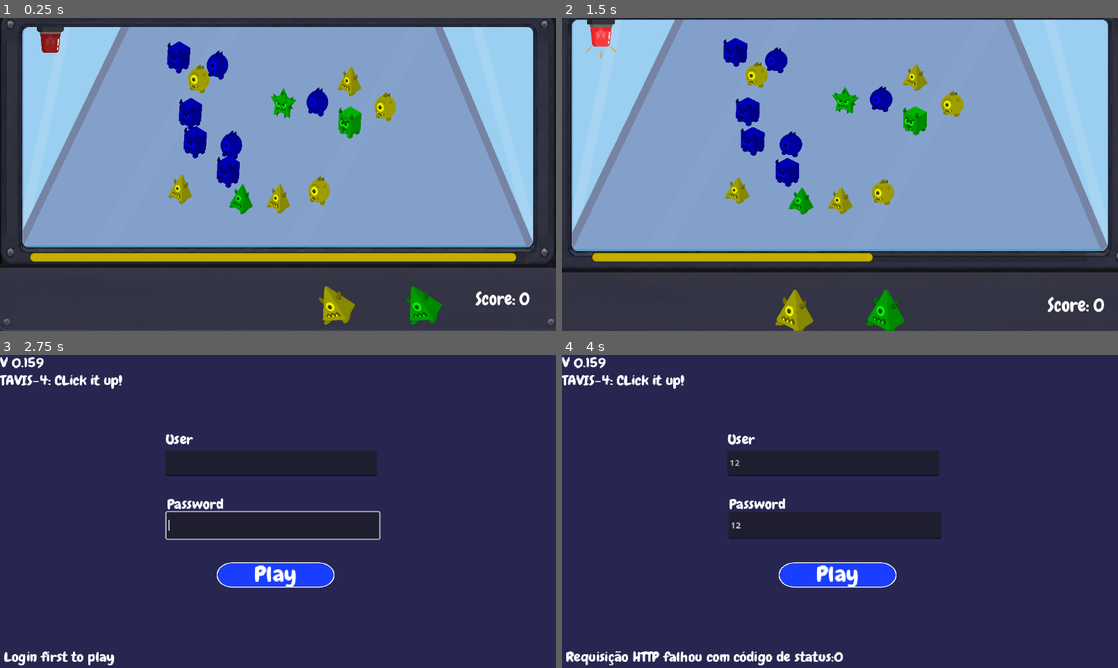
Above: before the commit, frames 1-4 (two rows, left to right).
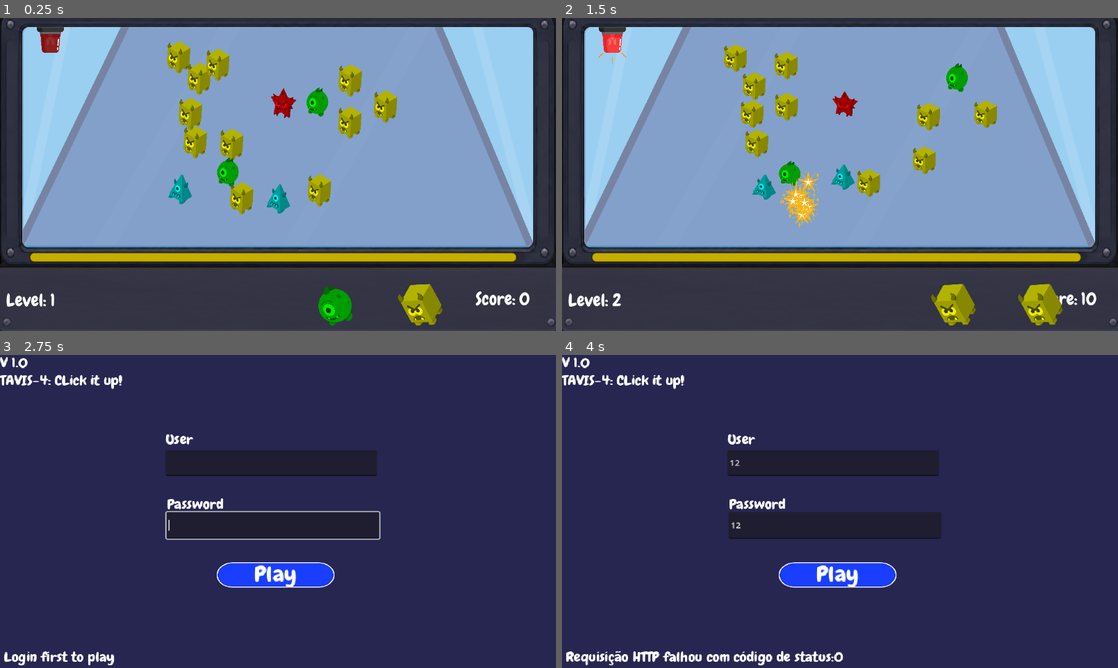
Above: after the commit, the same moments.

Repository: Hunter-Soft/Prototipo-MonstrosSA
Game: Godot game, scene res://Scenes/Level01Test.tscn
The game is run twice, just before and just after one commit, with the same random seed, the same clock (stepped at 60 frames per second) and the same inputs. This scene is started directly instead of the project's main scene.
Inputs (mouse positions are in pixels of both pictures, inside the frame that each line leads up to):
- Up to frame 1 (0.25 s): no input
- Up to frame 2 (1.5 s): tap Enter (ui_accept) at 0.5 s; drag from (878, 102) to (801, 199) at 0.52 s; drag from (801, 199) to (878, 102) at 1.27 s
- Up to frame 3 (2.75 s): move the mouse to (177, 527) at 2.02 s; tap Tab (login) at 2.1 s; click (177, 527) at 2.17 s
- Up to frame 4 (4 s): click (834, 464) at 2.77 s; type "12" at 2.85 s; click (834, 524) at 3 s; type "12" at 3.08 s; click "ENTER" at 3.5 s

The runs differ from the first frame. In frame 1, 5.9% of the frame differs, in the area x 1-80%, y 2-99%; in frame 2, 27%, in the area x 0-100%, y 0-100%; in frame 3, 0.1%; in frame 4, 0.1%.

Commit message:
V1.0: Adição de monstros coloridos e movimentos novos

Diff:
--- a/tavis_4_project/Objects/Prefabs/monster1.tscn
+++ b/tavis_4_project/Objects/Prefabs/monster1.tscn
@@ -39,6 +39,78 @@
 [sub_resource type="Curve" id="Curve_koxkq"]
 _data = [Vector2(0, 0.7354086), 0.0, 0.0, 0, 0, Vector2(0.6984127, 0.6575876), 1.9184575, 1.9184575, 0, 0, Vector2(0.9417989, 0), -2.3696513, 0.0, 0, 0]
 point_count = 3
+
+[sub_resource type="Animation" id="Animation_87a8t"]
+resource_name = "Blink"
+tracks/0/type = "value"
+tracks/0/imported = false
+tracks/0/enabled = true
+tracks/0/path = NodePath(".:scale:x")
+tracks/0/interp = 2
+tracks/0/loop_wrap = true
+tracks/0/keys = {
+"times": PackedFloat32Array(0, 0.5, 1),
+"transitions": PackedFloat32Array(3.4822028, 1, 1),
+"update": 0,
+"values": [1.0, 0.01, 1.0]
+}
+tracks/1/type = "value"
+tracks/1/imported = false
+tracks/1/enabled = true
+tracks/1/path = NodePath(".:scale:y")
+tracks/1/interp = 1
+tracks/1/loop_wrap = true
+tracks/1/keys = {
+"times": PackedFloat32Array(0, 0.5, 1),
+"transitions": PackedFloat32Array(1, 0.37892914, 0.37892914),
+"update": 0,
+"values": [1.0, 0.1, 1.0]
+}
+
+[sub_resource type="Animation" id="Animation_xtip7"]
+length = 0.001
+tracks/0/type = "value"
+tracks/0/imported = false
+tracks/0/enabled = true
+tracks/0/path = NodePath(".:scale")
+tracks/0/interp = 1
+tracks/0/loop_wrap = true
+tracks/0/keys = {
+"times": PackedFloat32Array(0),
+"transitions": PackedFloat32Array(1),
+"update": 0,
+"values": [Vector2(1, 1)]
+}
+tracks/1/type = "value"
+tracks/1/imported = false
+tracks/1/enabled = true
+tracks/1/path = NodePath(".:scale:x")
+tracks/1/interp = 1
+tracks/1/loop_wrap = true
+tracks/1/keys = {
+"times": PackedFloat32Array(0),
+"transitions": PackedFloat32Array(1),
+"update": 1,
+"values": [0.08617324]
+}
+tracks/2/type = "value"
+tracks/2/imported = false
+tracks/2/enabled = true
+tracks/2/path = NodePath(".:scale:y")
+tracks/2/interp = 1
+tracks/2/loop_wrap = true
+tracks/2/keys = {
+"times": PackedFloat32Array(0),
+"transitions": PackedFloat32Array(1),
+"update": 1,
+"values": [1.0]
+}
+
+[sub_resource type="AnimationLibrary" id="AnimationLibrary_koxkq"]
+_data = {
+&"Blink": SubResource("Animation_87a8t"),
+&"RESET": SubResource("Animation_xtip7")
+}
 
 [node name="Monster1" type="CharacterBody2D" unique_id=1365438596 groups=["Monster"]]
 material = SubResource("ShaderMaterial_f5nsw")
@@ -101,4 +173,6 @@
 scale_amount_curve = SubResource("Curve_koxkq")
 color = Color(0, 0.6951624, 0.105703525, 1)
 
-[node name="AnimationPlayer" type="AnimationPlayer" parent="." unique_id=700333192]
+[node name="AnimationPlayer" type="AnimationPlayer" parent="." unique_id=251474246]
+libraries/ = SubResource("AnimationLibrary_koxkq")
+speed_scale = 2.0
--- a/tavis_4_project/Objects/Prefabs/monsterController.gd
+++ b/tavis_4_project/Objects/Prefabs/monsterController.gd
@@ -2,6 +2,8 @@
 extends CharacterBody2D
 
 signal delivered
+
+var game_manager: GameManager
 
 @export_subgroup("Animation")
 @onready var pivot: Node2D = $feet_pivot
@@ -61,17 +63,20 @@
 
 	match monster_type:
 		monsterType.Example_01, monsterType.Variant2_01, monsterType.Variant3_01:
+			action_cooldown = 1
 			current_color = Color.YELLOW
 			mat.set_shader_parameter("tint_color", current_color)
 			#print(current_color)
 
 		monsterType.Example_02, monsterType.Variant1_01, monsterType.Variant3_02:
+			action_cooldown = 2.5
 			current_color = Color.GREEN
 			mat.set_shader_parameter("tint_color", current_color)
 			#print(current_color)
 
 		monsterType.Example_03, monsterType.Variant1_02, monsterType.Variant2_02:
-			current_color = Color.BLUE
+			action_cooldown = 2
+			current_color = Color.AQUA
 			mat.set_shader_parameter("tint_color", current_color)
 			#print(current_color)
 
@@ -80,40 +85,43 @@
 			mat.set_shader_parameter("tint_color", current_color)
 			print(current_color)
 
+	#randomizeStats()
 	action_timer.wait_time = action_cooldown
+
 	action_timer.connect("timeout", func():
-		if monster_type == monsterType.Example_01:
-			var rng_behaviour = randf()
-			if rng_behaviour >= 0.8:
-				walkState(action_cooldown, distance_to_travel, speed) #Andar Nomarl
-			else:
-				walkState(action_cooldown, distance_to_travel*2, speed*3) #Andar Nomarl
-		elif monster_type == monsterType.Example_02:
-			var rng_behaviour = randf()
-			if rng_behaviour >= 0.6:
-				anim_player.play("Blink")
-
-				var new_particle: CPUParticles2D = tp_particle.instantiate()
-				new_particle.global_position = global_position
-				get_tree().root.add_child(new_particle)
-
-
-				await get_tree().create_timer(0.3).timeout
-				walkState(action_cooldown, distance_to_travel * 1.5, speed*30) #Teleporte
-				await get_tree().create_timer(0.1).timeout
-				$CPUParticles2D.emitting = true
-				#NICOLLAS LEMBRAR
-			else:
-				walkState(action_cooldown, distance_to_travel*2, speed*3)
-
-		elif monster_type == monsterType.Example_03:
-			var rng_behaviour = randf()
-			if rng_behaviour >= 1:
-				walkState(action_cooldown, distance_to_travel*2, speed*3) #Dash
-			else:
-				walkState(action_cooldown, distance_to_travel*2, speed*5)
-				await get_tree().create_timer(0.3).timeout
-				walkState(action_cooldown, distance_to_travel*2, speed*2)
+		match monster_type:
+			monsterType.Example_01, monsterType.Variant2_01, monsterType.Variant3_01:
+				var rng_behaviour = randf()
+				if rng_behaviour >= (1 - (game_manager.current_phase/20)):
+					walkState(action_cooldown, distance_to_travel, speed) #Andar Nomarl
+				else:
+					walkState(action_cooldown, distance_to_travel*2, speed*3) #Andar Nomarl
+			monsterType.Example_02, monsterType.Variant1_01, monsterType.Variant3_02:
+				var rng_behaviour = randf()
+				if rng_behaviour >= 0.6:
+					anim_player.play("Blink")
+
+					var new_particle: CPUParticles2D = tp_particle.instantiate()
+					new_particle.global_position = global_position
+					get_tree().root.add_child(new_particle)
+
+
+					await get_tree().create_timer(action_cooldown/10).timeout
+					walkState(action_cooldown, distance_to_travel * 1.5, speed*30) #Teleporte
+					await get_tree().create_timer(action_cooldown/30).timeout
+					$CPUParticles2D.emitting = true
+					#NICOLLAS LEMBRAR
+				else:
+					walkState(action_cooldown, distance_to_travel*2, speed*3)
+
+			monsterType.Example_03, monsterType.Variant1_02, monsterType.Variant2_02:
+				var rng_behaviour = randf()
+				if rng_behaviour >= 1:
+					walkState(action_cooldown, distance_to_travel*2, speed*3) #Dash
+				else:
+					walkState(action_cooldown, distance_to_travel*2, speed*5)
+					await get_tree().create_timer(action_cooldown/3).timeout
+					walkState(action_cooldown, distance_to_travel*2, speed*2)
 	)
 
 	#print(scale.y)
@@ -138,29 +146,42 @@
 	#ac
 
 func randomizeStats() -> void:
+	var lower_floor = 0
+	var upper_floor = 0.7
+
+	var collor_change_appearing_at = 10
 	action_cooldown += randf_range(-offset_amount, offset_amount)
+
+	if collor_change_appearing_at > game_manager.current_phase:
+		return
 
 	match monster_type:
 		monsterType.Example_01:
 			var rng_collor = randf()
-			if rng_collor > 0.6:
-				monster_type = monsterType.Variant1_01
-			elif rng_collor < 0.6:
-				monster_type = monsterType.Variant1_02
+			if rng_collor <= clamp(float(game_manager.current_phase) / 40, 0, 0.8):
+				rng_collor = randf()
+				if rng_collor > (1 - clamp(float(game_manager.current_phase)/10, lower_floor, upper_floor)):
+					monster_type = monsterType.Variant1_01
+				elif rng_collor <= (clamp(float(game_manager.current_phase)/10, 0.3, 0.8)):
+					monster_type = monsterType.Variant1_02
 			pass
 		monsterType.Example_02:
 			var rng_collor = randf()
-			if rng_collor > 0.6:
-				monster_type = monsterType.Variant2_01
-			elif rng_collor < 0.6:
-				monster_type = monsterType.Variant2_02
+			if rng_collor <= clamp(float(game_manager.current_phase) / 40, 0, 0.8):
+				rng_collor = randf()
+				if rng_collor > (1 - clamp(float(game_manager.current_phase)/10, lower_floor, upper_floor)):
+					monster_type = monsterType.Variant2_01
+				elif rng_collor <= (clamp(float(game_manager.current_phase)/10, 0.3, 0.8)):
+					monster_type = monsterType.Variant2_02
 			pass
 		monsterType.Example_03:
 			var rng_collor = randf()
-			if rng_collor > 0.6:
-				monster_type = monsterType.Variant3_01
-			elif rng_collor < 0.6:
-				monster_type = monsterType.Variant3_02
+			if rng_collor <= clamp(float(game_manager.current_phase) / 40, 0, 0.8):
+				rng_collor = randf()
+				if rng_collor > (1 - clamp(float(game_manager.current_phase)/10, lower_floor, upper_floor)):
+					monster_type = monsterType.Variant3_01
+				elif rng_collor <= (clamp(float(game_manager.current_phase)/10, 0.3, 0.8)):
+					monster_type = monsterType.Variant3_02
 			pass
 
 func idleState(delta):
--- a/tavis_4_project/Objects/Prefabs/monster_urgent.tscn
+++ b/tavis_4_project/Objects/Prefabs/monster_urgent.tscn
@@ -4,7 +4,7 @@
 [ext_resource type="SpriteFrames" uid="uid://4eg6pexg1rfq" path="res://Objects/Resources/Visuals/monsterUrgent.tres" id="2_e0oym"]
 
 [node name="MonsterUrgent" unique_id=1365438596 instance=ExtResource("1_hdk3y")]
-monster_type = 3
+monster_type = 9
 
 [node name="AnimatedSprite2D" parent="feet_pivot" parent_id_path=PackedInt32Array(1936517217) index="0" unique_id=448399411]
 scale = Vector2(0.052373163, 0.052373186)
--- a/tavis_4_project/Objects/Prefabs/orderManager.gd
+++ b/tavis_4_project/Objects/Prefabs/orderManager.gd
@@ -77,7 +77,7 @@
 				new_flag.modulate = Color.GREEN
 
 			MonsterController.monsterType.Example_03, MonsterController.monsterType.Variant1_02, MonsterController.monsterType.Variant2_02:
-				new_flag.modulate = Color.BLUE
+				new_flag.modulate = Color.AQUA
 
 		new_flag.scale = Vector2(0.3, 0.3)
 		add_child(flag_scene)
--- /dev/null
+++ b/tavis_4_project/Objects/Resources/Visuals/monsterUrgent2.tres
@@ -0,0 +1,18 @@
+[gd_resource type="SpriteFrames" format=3 uid="uid://ykj8yhmli7ie"]
+
+[ext_resource type="Texture2D" uid="uid://bclmk5rj4egdt" path="res://Sprites/Estrela.png" id="1_4brnc"]
+[ext_resource type="Texture2D" uid="uid://jlb40oscqthp" path="res://Sprites/RedBeacon.png" id="1_bkx0o"]
+
+[resource]
+animations = [{
+"frames": [{
+"duration": 1.0,
+"texture": ExtResource("1_bkx0o")
+}, {
+"duration": 1.0,
+"texture": ExtResource("1_4brnc")
+}],
+"loop": true,
+"name": &"Idle",
+"speed": 5.0
+}]
--- a/tavis_4_project/Scenes/Level01Test.tscn
+++ b/tavis_4_project/Scenes/Level01Test.tscn
@@ -13,6 +13,7 @@
 [ext_resource type="Script" uid="uid://ctupe1177m2iy" path="res://Scripts/timer.gd" id="9_gmkrs"]
 [ext_resource type="SpriteFrames" uid="uid://bwj55xx4fvkc6" path="res://Objects/Resources/Visuals/monster2.tres" id="10_iq8n3"]
 [ext_resource type="SpriteFrames" uid="uid://8rgq3x0cwpxj" path="res://Objects/Resources/Visuals/monster3.tres" id="11_7jxfu"]
+[ext_resource type="SpriteFrames" uid="uid://ykj8yhmli7ie" path="res://Objects/Resources/Visuals/monsterUrgent2.tres" id="13_u5k7e"]
 [ext_resource type="Texture2D" uid="uid://det8amj1v1fke" path="res://Sprites/UI/over.png" id="15_kl5m4"]
 [ext_resource type="FontFile" uid="uid://vpugeo7khh26" path="res://brain_pack/text/Chewy-Regular.ttf" id="15_s1wt5"]
 [ext_resource type="Texture2D" uid="uid://d24f7r2lf08f3" path="res://Sprites/UI/4.png" id="16_5xslw"]
@@ -147,12 +148,12 @@
 chance_to_dupe = 0.1
 max_monsters = 15
 monsters_to_spawn = 15
-monster_pool_chance = Array[int]([1, 1, 1])
+monster_pool_chance = Array[int]([4, 1, 2])
 
 [node name="OrderManager" parent="." unique_id=264940256 instance=ExtResource("6_5ad2a")]
 position = Vector2(-640, -670)
 scale = Vector2(2, 2)
-monster_sprites = Array[SpriteFrames]([ExtResource("9_aiu3w"), ExtResource("10_iq8n3"), ExtResource("11_7jxfu"), ExtResource("9_aiu3w"), ExtResource("9_aiu3w"), ExtResource("10_iq8n3"), ExtResource("10_iq8n3"), ExtResource("11_7jxfu"), ExtResource("11_7jxfu")])
+monster_sprites = Array[SpriteFrames]([ExtResource("9_aiu3w"), ExtResource("10_iq8n3"), ExtResource("11_7jxfu"), ExtResource("9_aiu3w"), ExtResource("9_aiu3w"), ExtResource("10_iq8n3"), ExtResource("10_iq8n3"), ExtResource("11_7jxfu"), ExtResource("11_7jxfu"), ExtResource("13_u5k7e")])
 
 [node name="CanvasLayer" type="CanvasLayer" parent="." unique_id=287268522]
 script = ExtResource("9_gmkrs")
@@ -196,7 +197,7 @@
 metadata/_edit_use_anchors_ = true
 
 [node name="Level" type="Label" parent="." unique_id=1824954970]
-visible = false
+z_index = 1
 offset_left = 14.0
 offset_top = 652.0
 offset_right = 127.0
@@ -317,6 +318,7 @@
 patch_margin_bottom = 48
 
 [node name="NinePatchRect" type="NinePatchRect" parent="UI" unique_id=75775021]
+z_index = 1
 offset_top = 15.0
 offset_right = 1281.0
 offset_bottom = 603.0
--- a/tavis_4_project/Scenes/gameManager.gd
+++ b/tavis_4_project/Scenes/gameManager.gd
@@ -89,10 +89,10 @@
 func updateDifficulty() -> void:
 	#Nicollas nova dificuldade
 	if current_phase % 3 == 0:
-		damage_per_second += 0.1
+		damage_per_second += 0.15
 
-	if current_phase % 9:
-		spawner_component.max_monsters = clamp(spawner_component.max_monsters + 3, 20, 40)
+	if current_phase % 5:
+		spawner_component.max_monsters = clamp(spawner_component.max_monsters + 3, 10, 40)
 
 
 	#Velha dificuldade
--- a/tavis_4_project/brain_pack/login_scene/login_scene.tscn
+++ b/tavis_4_project/brain_pack/login_scene/login_scene.tscn
@@ -345,7 +345,7 @@
 offset_right = 393.0
 offset_bottom = 69.0
 theme_override_fonts/font = SubResource("FontFile_a46fp")
-text = "V 0.159
+text = "V 1.0
 
 "
 
--- a/tavis_4_project/project.godot
+++ b/tavis_4_project/project.godot
@@ -14,7 +14,9 @@
 config/version="0.159"
 run/main_scene="uid://co5ob810hv88b"
 config/features=PackedStringArray("4.6", "Forward Plus")
+boot_splash/image="uid://dh8x1kruseyo5"
 config/icon="res://icon.svg"
+boot_splash/minimum_display_time=200
 
 [autoload]
 
--- a/tavis_4_project/spawnerComponent.gd
+++ b/tavis_4_project/spawnerComponent.gd
@@ -85,12 +85,14 @@
 		var new_position: Vector2= get_spawn_position(50, $"../Marker2D".global_position, $"../Marker2D2".global_position)
 
 		new_monster.global_position = new_position
+		new_monster.game_manager = game_manager
 
 		monster_list.append(new_monster)
 		$"../==MonsterHolder==".add_child(new_monster)
 
+	var urgent_appears_at = 6
 	var urgent_rng = randf()
-	if urgent_rng <= 1:
+	if urgent_rng <= float(game_manager.current_phase)/30:
 		game_manager.order_manager.emergency_order.emit()
 
 	#if monster_list[0].monster_type != monster_list[0].monsterType.Urgent: #FILHA DA PUTA ACHEI
@@ -151,7 +153,7 @@
 			current_monsters += 1
 
 	for monster: MonsterController in monster_list:
-		if monster == null || monster.monster_type == 3:
+		if monster == null || monster.monster_type == monster.monsterType.Urgent:
 			continue
 
 		monster_type_list[monster.monster_type] = monster_type_list.get(monster.monster_type, 0) + 1
Not shown: 1 places in tavis_4_project/Objects/Prefabs/monster3.tscn that only renumber resources
Not shown, changed: tavis_4_project/export_presets.cfg
